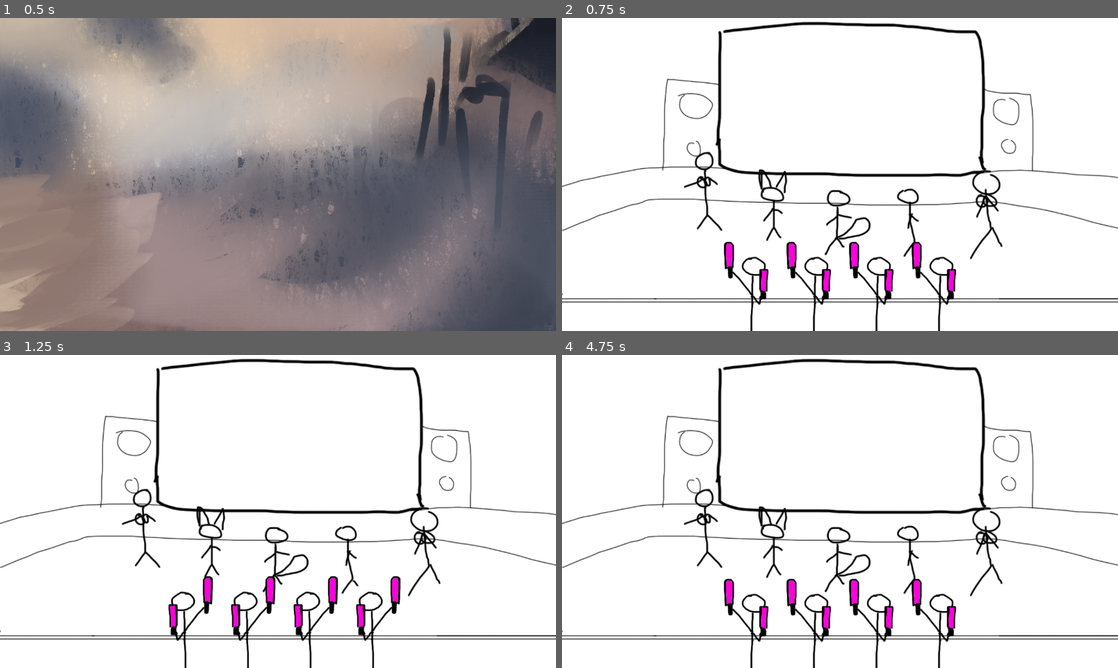
Above: before the commit, frames 1-4 (two rows, left to right).
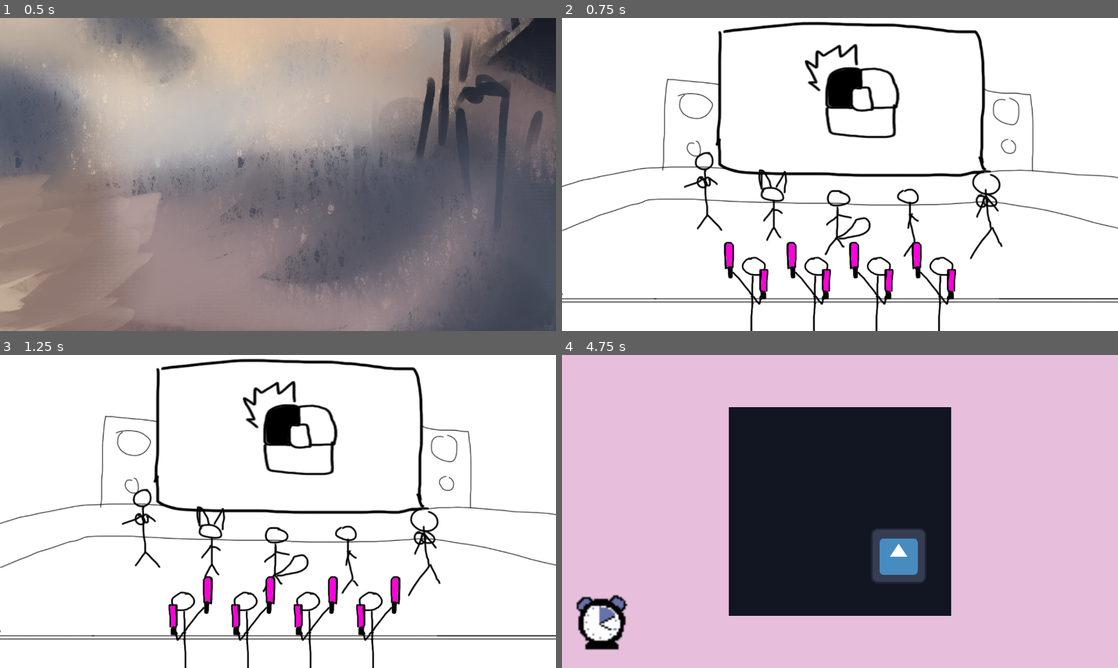
Above: after the commit, the same moments.

Repository: Heydelios/phase-ware
Game: Godot game, scene res://MainScene/main.tscn
Same seed, same stepped clock (60 frames per second), same inputs: the game is played once before the commit and once after it. The engine's default icon, where the game draws it, is replaced by a stand-in: a white triangle on a blue panel in a dark square.
Inputs:
- Up to frame 1 (0.5 s): no input
- Up to frame 2 (0.75 s): tap Enter at 0.5 s; hold W (up) from 0.53 s (still down); hold Space (spacebar) from 0.53 s (still down)
- Up to frame 3 (1.25 s): keep holding W (up); keep holding Space (spacebar)
- Up to frame 4 (4.75 s): release W (up) at 1.28 s; release Space (spacebar) at 1.28 s; tap Space (spacebar) at 1.35, 2.85, 4.35 s; hold Space (spacebar) 2.03-2.78 s; hold W (up) 2.03-3.53 s; hold Space (spacebar) 3.53-4.28 s

Frame 1 is identical in both runs. In frame 2, 1.6% of the frame differs, in the area x 43-61%, y 8-39%; in frame 3, 1.6%; in frame 4, 99%, in the area x 0-100%, y 0-100%.
Error before the commit: Parse Error: Not all code paths return a value. (res://Minigames/minigame.gd:21)

Commit message:
small improvements and eber game start
added time_over variable to prevent inputs after timeout
(need to use the variable in the minigame atm, maybe should look at a global input lock)
added delays before closing game to allow for win/loss anims
added beginning of eber game

Diff:
--- a/MinigameList.tres
+++ b/MinigameList.tres
@@ -4,4 +4,4 @@
 
 [resource]
 script = ExtResource("1_gadvr")
-path_list = Array[String](["res://Minigames/DebugMinigame/debug_minigame.tscn", "res://Minigames/JordanMinigame/example_game.tscn"])
+path_list = Array[String](["res://Minigames/DebugMinigame/debug_minigame.tscn", "res://Minigames/JordanMinigame/example_game.tscn", "res://Minigames/BingeEating/binge_eating.tscn"])
--- /dev/null
+++ b/Minigames/BingeEating/binge_eating.tscn
@@ -0,0 +1,219 @@
+[gd_scene format=3 uid="uid://clgh6nxo2ajb7"]
+
+[ext_resource type="PackedScene" uid="uid://bcjfjnem71v7w" path="res://Minigames/2d_game.tscn" id="1_tjhjs"]
+[ext_resource type="Texture2D" uid="uid://djupmm8gkp66p" path="res://Minigames/BingeEating/background.png" id="2_iv0uh"]
+[ext_resource type="Texture2D" uid="uid://i1mxh6fofk13" path="res://Minigames/BingeEating/fullbowl.png" id="3_ua2dy"]
+[ext_resource type="Texture2D" uid="uid://bfmg138os6n7u" path="res://Minigames/BingeEating/emptybowl.png" id="4_ds8hj"]
+[ext_resource type="Texture2D" uid="uid://denr4io37je2y" path="res://Minigames/BingeEating/eber_spritesheet.png" id="4_h0g5h"]
+[ext_resource type="Script" uid="uid://cdwwtrm16sik1" path="res://Minigames/BingeEating/ember.gd" id="6_ds8hj"]
+
+[sub_resource type="AtlasTexture" id="AtlasTexture_ds8hj"]
+atlas = ExtResource("4_h0g5h")
+region = Rect2(0, 600, 350, 600)
+
+[sub_resource type="AtlasTexture" id="AtlasTexture_xyory"]
+atlas = ExtResource("4_h0g5h")
+region = Rect2(350, 600, 350, 600)
+
+[sub_resource type="AtlasTexture" id="AtlasTexture_a3hhj"]
+atlas = ExtResource("4_h0g5h")
+region = Rect2(700, 600, 350, 600)
+
+[sub_resource type="AtlasTexture" id="AtlasTexture_4ao74"]
+atlas = ExtResource("4_h0g5h")
+region = Rect2(1050, 600, 350, 600)
+
+[sub_resource type="AtlasTexture" id="AtlasTexture_35qe8"]
+atlas = ExtResource("4_h0g5h")
+region = Rect2(0, 0, 350, 600)
+
+[sub_resource type="SpriteFrames" id="SpriteFrames_65j3v"]
+animations = [{
+"frames": [{
+"duration": 1.0,
+"texture": SubResource("AtlasTexture_ds8hj")
+}, {
+"duration": 1.0,
+"texture": SubResource("AtlasTexture_xyory")
+}, {
+"duration": 1.0,
+"texture": SubResource("AtlasTexture_a3hhj")
+}, {
+"duration": 1.0,
+"texture": SubResource("AtlasTexture_4ao74")
+}],
+"loop": false,
+"name": &"eat",
+"speed": 12.0
+}, {
+"frames": [{
+"duration": 1.0,
+"texture": SubResource("AtlasTexture_35qe8")
+}],
+"loop": true,
+"name": &"idle",
+"speed": 5.0
+}]
+
+[sub_resource type="Animation" id="Animation_4wawx"]
+length = 0.001
+tracks/0/type = "value"
+tracks/0/imported = false
+tracks/0/enabled = true
+tracks/0/path = NodePath("FullBowl:position")
+tracks/0/interp = 1
+tracks/0/loop_wrap = true
+tracks/0/keys = {
+"times": PackedFloat32Array(0),
+"transitions": PackedFloat32Array(1),
+"update": 0,
+"values": [Vector2(1093, 384)]
+}
+tracks/1/type = "value"
+tracks/1/imported = false
+tracks/1/enabled = true
+tracks/1/path = NodePath("FullBowl:modulate")
+tracks/1/interp = 1
+tracks/1/loop_wrap = true
+tracks/1/keys = {
+"times": PackedFloat32Array(0),
+"transitions": PackedFloat32Array(1),
+"update": 0,
+"values": [Color(1, 1, 1, 1)]
+}
+tracks/2/type = "value"
+tracks/2/imported = false
+tracks/2/enabled = true
+tracks/2/path = NodePath("EmptyBowl:modulate")
+tracks/2/interp = 1
+tracks/2/loop_wrap = true
+tracks/2/keys = {
+"times": PackedFloat32Array(0),
+"transitions": PackedFloat32Array(1),
+"update": 0,
+"values": [Color(1, 1, 1, 0)]
+}
+tracks/3/type = "value"
+tracks/3/imported = false
+tracks/3/enabled = true
+tracks/3/path = NodePath("EmptyBowl:position")
+tracks/3/interp = 1
+tracks/3/loop_wrap = true
+tracks/3/keys = {
+"times": PackedFloat32Array(0),
+"transitions": PackedFloat32Array(1),
+"update": 0,
+"values": [Vector2(0, 0)]
+}
+
+[sub_resource type="Animation" id="Animation_xog0r"]
+resource_name = "bowl_eaten"
+length = 0.3
+tracks/0/type = "value"
+tracks/0/imported = false
+tracks/0/enabled = true
+tracks/0/path = NodePath("FullBowl:position")
+tracks/0/interp = 1
+tracks/0/loop_wrap = true
+tracks/0/keys = {
+"times": PackedFloat32Array(0.01),
+"transitions": PackedFloat32Array(1),
+"update": 0,
+"values": [Vector2(345, 160)]
+}
+tracks/1/type = "value"
+tracks/1/imported = false
+tracks/1/enabled = true
+tracks/1/path = NodePath("FullBowl:modulate")
+tracks/1/interp = 1
+tracks/1/loop_wrap = true
+tracks/1/keys = {
+"times": PackedFloat32Array(0, 0.01),
+"transitions": PackedFloat32Array(1, 1),
+"update": 0,
+"values": [Color(1, 1, 1, 0), Color(1, 1, 1, 0)]
+}
+tracks/2/type = "value"
+tracks/2/imported = false
+tracks/2/enabled = true
+tracks/2/path = NodePath("EmptyBowl:modulate")
+tracks/2/interp = 1
+tracks/2/loop_wrap = true
+tracks/2/keys = {
+"times": PackedFloat32Array(0.01),
+"transitions": PackedFloat32Array(1),
+"update": 0,
+"values": [Color(1, 1, 1, 1)]
+}
+tracks/3/type = "value"
+tracks/3/imported = false
+tracks/3/enabled = true
+tracks/3/path = NodePath("EmptyBowl:position")
+tracks/3/interp = 1
+tracks/3/loop_wrap = true
+tracks/3/keys = {
+"times": PackedFloat32Array(0.01, 0.26666668),
+"transitions": PackedFloat32Array(1, 1),
+"update": 0,
+"values": [Vector2(352, 163), Vector2(108, 73)]
+}
+
+[sub_resource type="Animation" id="Animation_mjgie"]
+resource_name = "bowl_slide"
+length = 0.3
+tracks/0/type = "value"
+tracks/0/imported = false
+tracks/0/enabled = true
+tracks/0/path = NodePath("FullBowl:position")
+tracks/0/interp = 1
+tracks/0/loop_wrap = true
+tracks/0/keys = {
+"times": PackedFloat32Array(0, 0.3),
+"transitions": PackedFloat32Array(1, 1),
+"update": 0,
+"values": [Vector2(1093, 384), Vector2(352, 163)]
+}
+
+[sub_resource type="AnimationLibrary" id="AnimationLibrary_mrwpq"]
+_data = {
+&"RESET": SubResource("Animation_4wawx"),
+&"bowl_eaten": SubResource("Animation_xog0r"),
+&"bowl_slide": SubResource("Animation_mjgie")
+}
+
+[node name="Minigame" unique_id=1929227684 instance=ExtResource("1_tjhjs")]
+game_name = "EAT UP"
+control_type = 1
+
+[node name="BackgroundBar" type="TextureRect" parent="." index="1" unique_id=1858219532]
+layout_mode = 0
+offset_right = 40.0
+offset_bottom = 40.0
+texture = ExtResource("2_iv0uh")
+
+[node name="FullBowl" type="TextureRect" parent="." index="3" unique_id=1792582397]
+layout_mode = 0
+offset_left = 1093.0
+offset_top = 384.0
+offset_right = 1271.0
+offset_bottom = 484.0
+texture = ExtResource("3_ua2dy")
+
+[node name="EmptyBowl" type="TextureRect" parent="." index="4" unique_id=1402600645]
+modulate = Color(1, 1, 1, 0)
+layout_mode = 0
+offset_right = 178.0
+offset_bottom = 100.0
+texture = ExtResource("4_ds8hj")
+
+[node name="Ember" type="AnimatedSprite2D" parent="." index="5" unique_id=381097750]
+position = Vector2(478, 378)
+sprite_frames = SubResource("SpriteFrames_65j3v")
+animation = &"eat"
+autoplay = "idle"
+script = ExtResource("6_ds8hj")
+
+[node name="AnimationPlayer" type="AnimationPlayer" parent="." index="6" unique_id=1239992698]
+unique_name_in_owner = true
+libraries/ = SubResource("AnimationLibrary_mrwpq")
+autoplay = &"bowl_slide"
--- /dev/null
+++ b/Minigames/BingeEating/ember.gd
@@ -0,0 +1,16 @@
+extends AnimatedSprite2D
+
+var mash_needed : int = 20
+var mash_counter : int = 0
+
+func _unhandled_input(event):
+	if Minigame.get_game(self).time_over:
+		return
+	if event is InputEventKey:
+		if event.pressed and event.is_action_pressed("spacebar"):
+			mash_counter += 1
+			print("mash + 1")
+			play("eat")
+			if mash_counter == mash_needed:
+				%AnimationPlayer.play("bowl_eaten")
+				Minigame.win_game(self)
--- a/Minigames/JordanMinigame/example_game.tscn
+++ b/Minigames/JordanMinigame/example_game.tscn
@@ -6,7 +6,7 @@
 
 [node name="Minigame" unique_id=599418719 instance=ExtResource("1_mijwr")]
 game_name = "CATCH"
-control_type = 2
+control_type = 3
 
 [node name="tv" type="ColorRect" parent="." index="2" unique_id=2067471746]
 layout_mode = 1
--- a/Minigames/minigame.gd
+++ b/Minigames/minigame.gd
@@ -3,18 +3,24 @@
 
 @export var game_name : String
 @export var control_type : Main.control_type
-@onready var speed : float = 1
 
-var time_allowed : float = 100
+var time_over : bool = false
+var win_cutscene_duration = .5
+var loss_cutscene_duration = .5
 
 func _ready() -> void:
 	Events.time_over.connect(_minigame_loss)
 
 func _minigame_loss() -> void:
+	time_over = true
+	#need delay to play loss anim
+	await get_tree().create_timer(loss_cutscene_duration).timeout
 	Events.minigame_lost.emit()
 	queue_free()
 
 func _minigame_won() -> void:
+	#need delay to play win anim
+	await get_tree().create_timer(win_cutscene_duration).timeout
 	Events.minigame_won.emit()
 	queue_free()
 
@@ -24,6 +30,7 @@
 		if curr is Minigame:
 			return curr
 		curr = curr.get_parent()
+	return null
 
 static func win_game(from:Node):
 	get_game(from)._minigame_won()
Binary file added: Minigames/BingeEating/background.png
Not shown, added: Minigames/BingeEating/background.png.import
Binary file added: Minigames/BingeEating/eber_spritesheet.png
Not shown, added: Minigames/BingeEating/eber_spritesheet.png.import
Not shown, added: Minigames/BingeEating/ember.gd.uid
Binary file added: Minigames/BingeEating/emptybowl.png
Not shown, added: Minigames/BingeEating/emptybowl.png.import
Binary file added: Minigames/BingeEating/fullbowl.png
Not shown, added: Minigames/BingeEating/fullbowl.png.import
